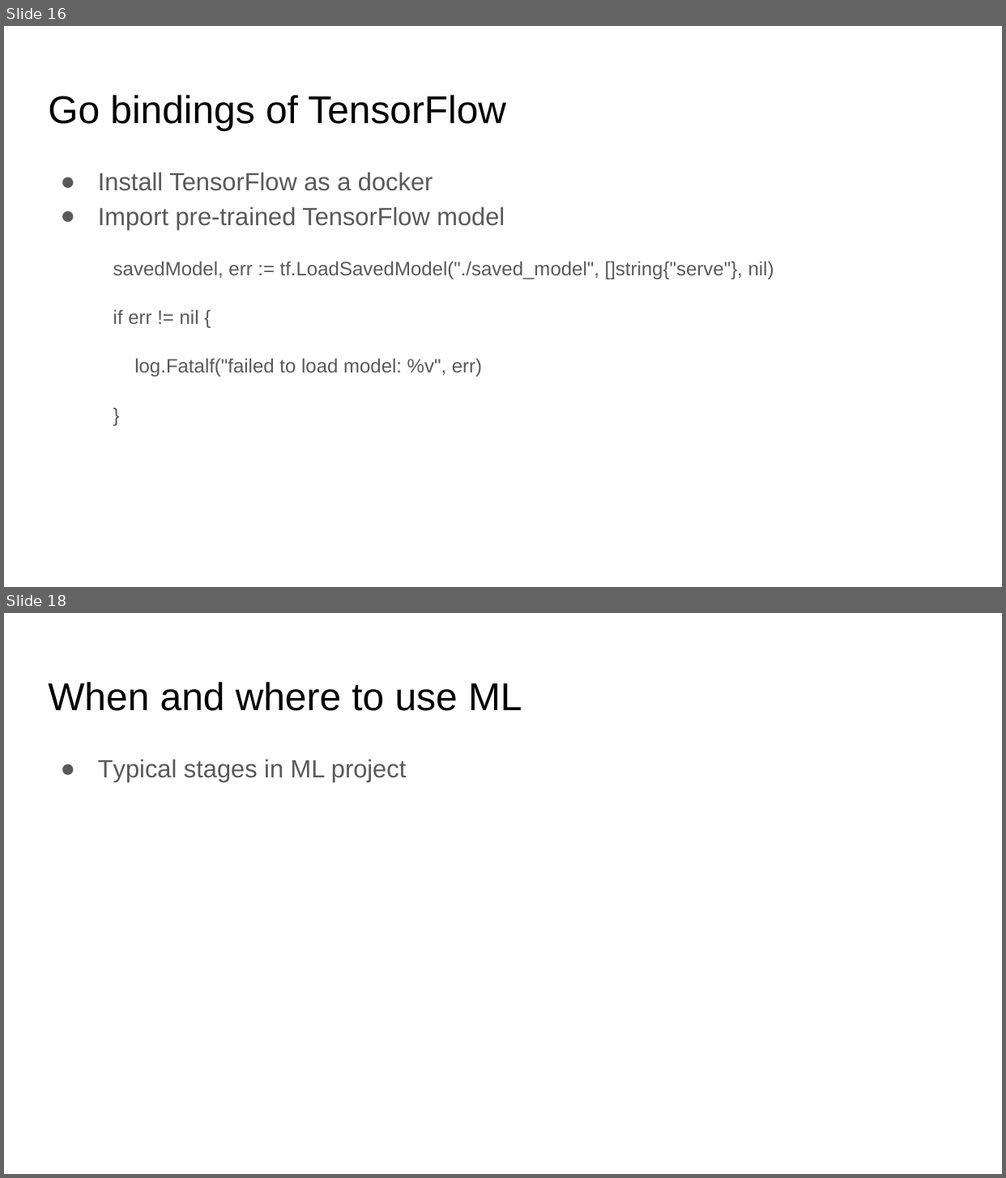
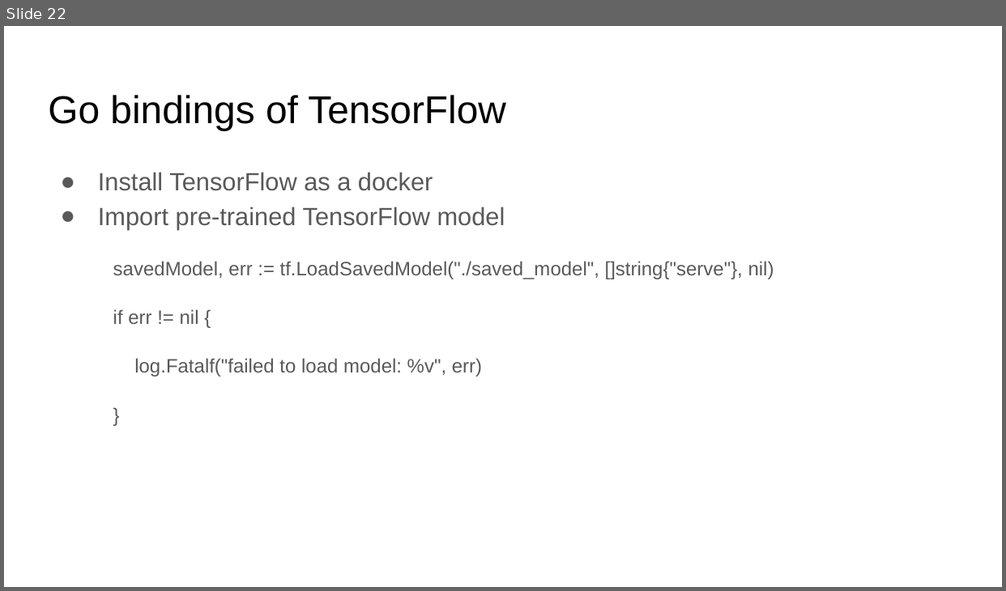
Before and after one commit to ephraimberkovitch/golang_ml, a slide deck: Go ML Meetup.pptx. Shown one above the other, each under a label of ours: slides 16 and 18 before the commit, slide 22 after it; the slides between them are not shown. The pictures are 1006x1178 and 1006x591 pixels, drawn with LibreOffice and Linux fonts; fonts in the diff are those of the drawing. Boxes give left, top, right and bottom in pixels: in the first picture for what was removed or moved away, otherwise in the second. Text is boxed around its words. In the diff, an @@ line names an element or a change of style, - is before the commit and + after.

```diff
--- a/Go ML Meetup.pptx
+++ b/Go ML Meetup.pptx
@@ slide 18 removed at <box>4,613,1002,1174</box>, background #FFFFFF @@
@@ title removed at <box>48,682,522,711</box> @@
-When and where to use ML
@@ text removed at <box>98,759,406,782</box> @@
-● Typical stages in ML project
@@ what was slide 16 is now slide 22 @@
```
Also in this commit, not shown: 2 slides changed, 11 slides added, 7 other slides removed, 8 other files.
